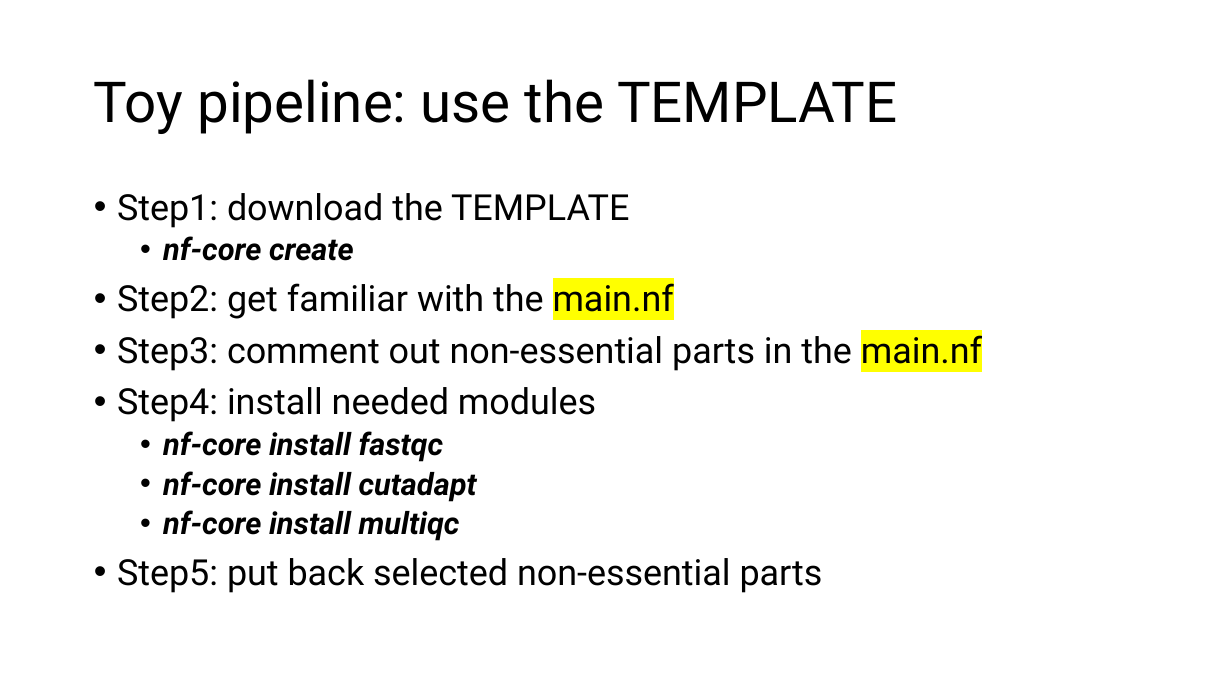
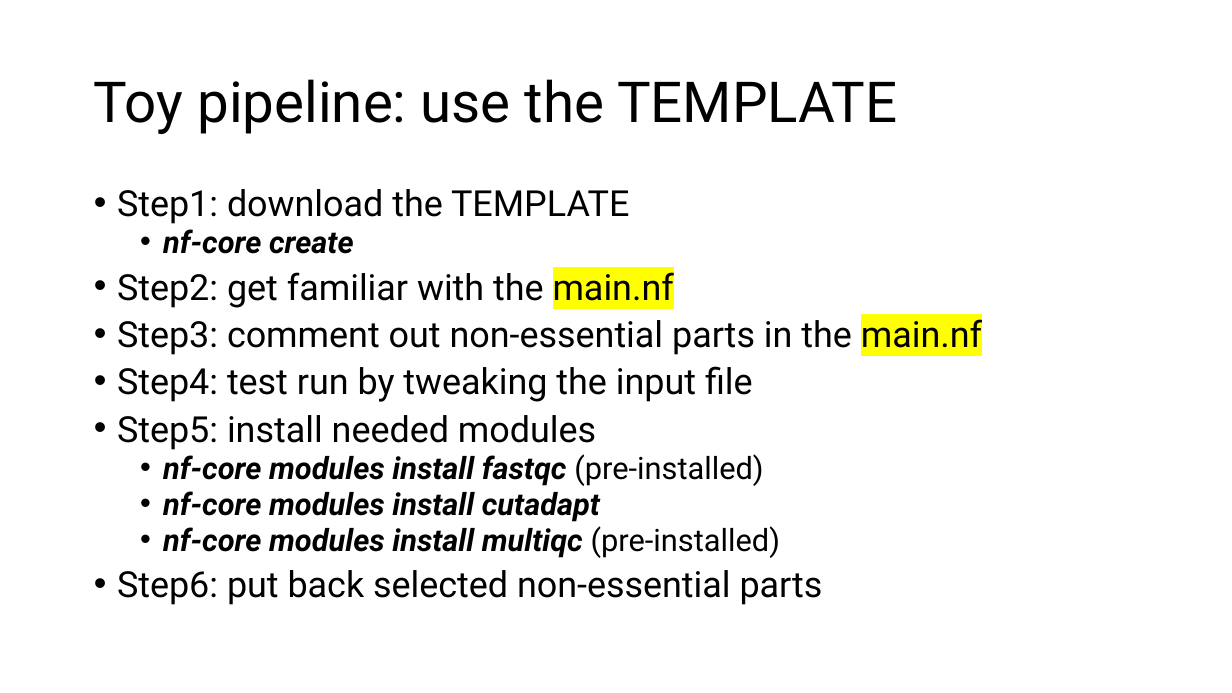
Before and after one commit to hukai916/nextflow_learn, a slide deck: slide 11 of nfcore_template.pptx. Drawn at 1232x693 pixels with LibreOffice and Linux fonts; fonts in the diff are those of the drawing. Boxes give left, top, right and bottom in pixels: in the first picture for what was removed or moved away, otherwise in the second. Text is boxed around its words. In the diff, an @@ line names an element or a change of style, - is before the commit and + after.

```diff
--- a/nfcore_template.pptx
+++ b/nfcore_template.pptx
@@ text at (x1=117, y1=189, x2=982, y2=355): line spacing 0.9 to 0.8 @@
@@ text at (x1=117, y1=366, x2=823, y2=605): text changed; size 28 to 24 pt @@
-• Step4: install needed modules
-  • nf-core install fastqc
-  • nf-core install cutadapt
-  • nf-core install multiqc
-• Step5: put back selected non-essential parts
+• Step4: test run by tweaking the input file
+• Step5: install needed modules
+  • nf-core modules install fastqc (pre-installed)
+  • nf-core modules install cutadapt
+  • nf-core modules install multiqc (pre-installed)
+• Step6: put back selected non-essential parts
```
Also in this commit, not shown: 4 other slides changed, 8 slides added, 5 slides removed, 1 other file.
